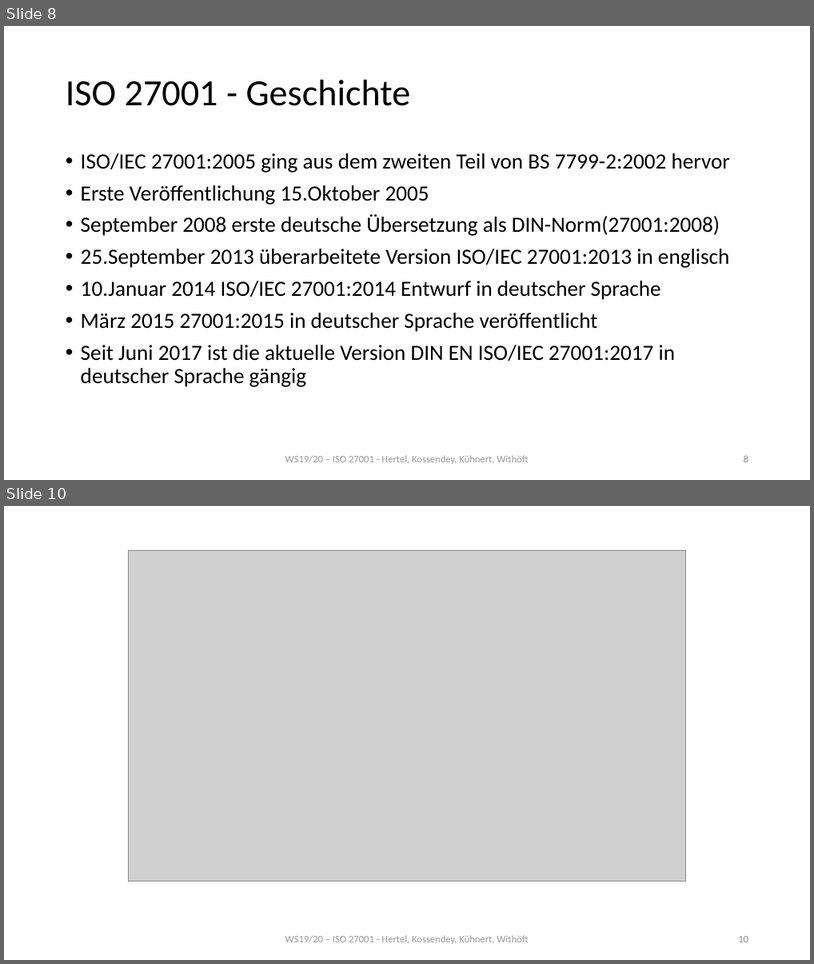
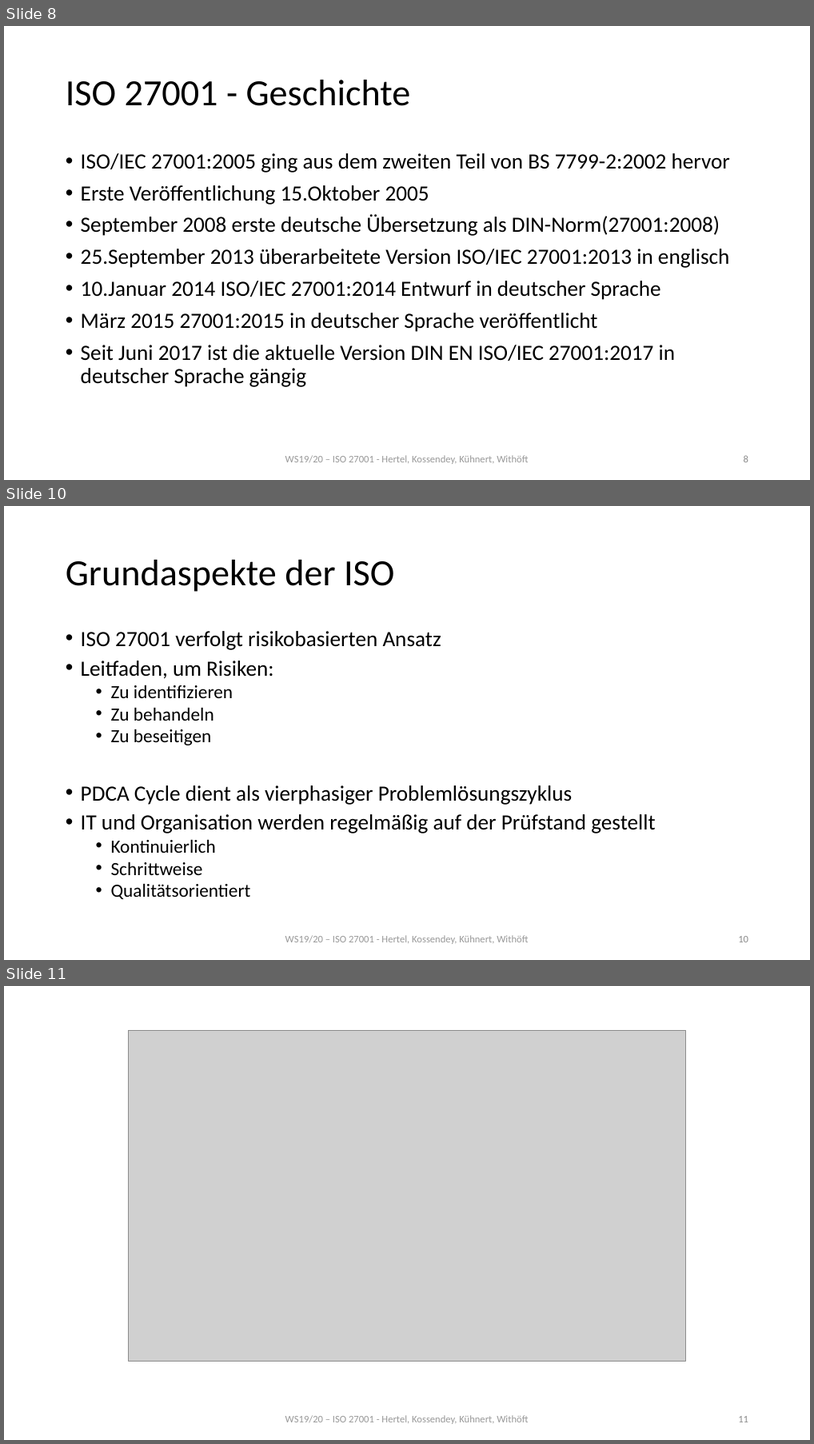
Before and after one commit to mwithoeft/SicherheitUndZuverlaessigkeit, a slide deck: merged.pptx. Shown one above the other, each under a label of ours: slides 8 and 10 before the commit, slides 8, 10 and 11 after it; the slides between them are not shown. The pictures are 814x964 and 814x1444 pixels, drawn with LibreOffice and Linux fonts; fonts in the diff are those of the drawing; grey boxes stand for pictures. Boxes give left, top, right and bottom in pixels: in the first picture for what was removed or moved away, otherwise in the second. Text is boxed around its words. In the diff, an @@ line names an element or a change of style, - is before the commit and + after.

```diff
--- a/merged.pptx
+++ b/merged.pptx
@@ slide 10 added at (4, 506, 810, 960), background #FFFFFF @@
@@ title added at (66, 560, 394, 592), 44 pt, text #000000 @@
+Grundaspekte der ISO
@@ text added at (81, 631, 655, 899), 25.9 pt, text #000000 @@
+• ISO 27001 verfolgt risikobasierten Ansatz
+• Leitfaden, um Risiken:
+  • Zu identifizieren
+  • Zu behandeln
+  • Zu beseitigen
+• PDCA Cycle dient als vierphasiger Problemlösungszyklus
+• IT und Organisation werden regelmäßig auf der Prüfstand gestellt
+  • Kontinuierlich
+  • Schrittweise
+  • Qualitätsorientiert
@@ text added at (286, 935, 528, 944), 12 pt, text #808080 at 80% opacity @@
+WS19/20 – ISO 27001 - Hertel, Kossendey, Kühnert, Withöft
@@ page number added at (738, 936, 749, 942), 12 pt, text #8C8C8C @@
+10
@@ what was slide 10 is now slide 11 @@
@@ page number at (738, 1416, 749, 1422): text changed @@
-10
+11
```
Also in this commit, not shown: 2 slides changed, 7 other slides added.
